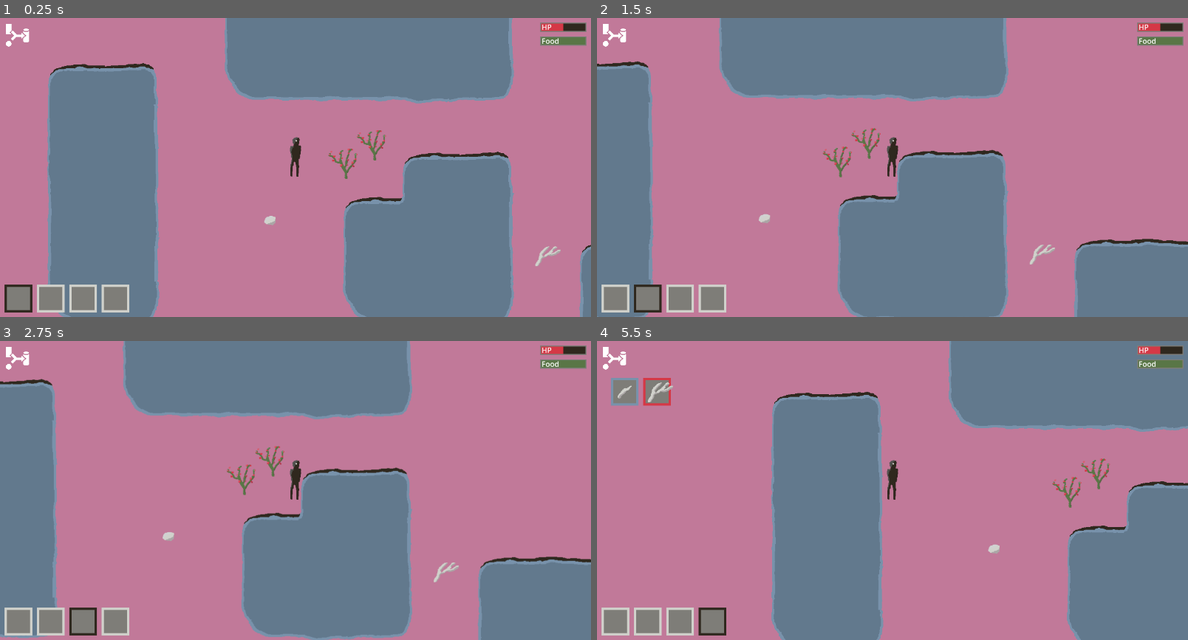
Above: before the commit, frames 1-4 (two rows, left to right).
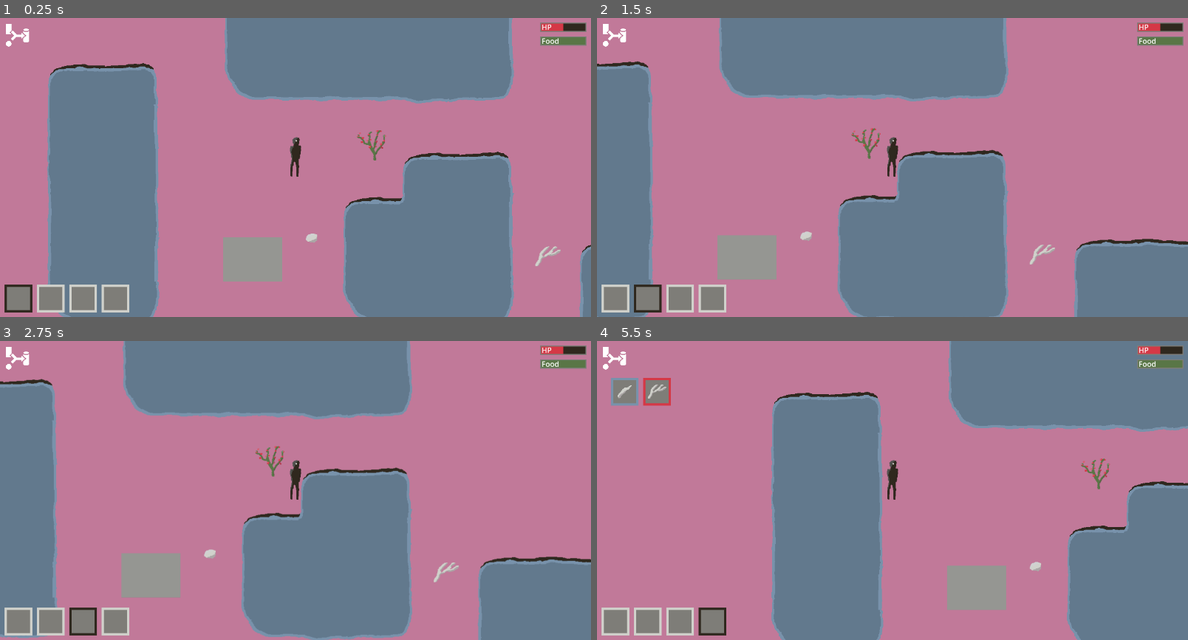
Above: after the commit, the same moments.

Repository: Zarkonnen/Moravec3
Game: Godot game, scene res://level1.tscn
The game is run twice, just before and just after one commit, with the same random seed, the same clock (stepped at 60 frames per second) and the same inputs.
Inputs (mouse positions are in pixels of both pictures, inside the frame that each line leads up to):
- Up to frame 1 (0.25 s): no input
- Up to frame 2 (1.5 s): tap Enter at 0.5 s; move the mouse to (614, 299) at 0.52 s; hold Right (east) 0.53-1.28 s; hold E (use) 0.53-1.28 s; click (614, 299) at 0.67 s; move the mouse to (650, 299) at 1.27 s; hold Down (south) from 1.28 s (still down); tap E (use) at 1.35 s; click (650, 299) at 1.42 s
- Up to frame 3 (2.75 s): move the mouse to (82, 622) at 2.02 s; release Down (south) at 2.03 s; hold Right (east) from 2.03 s (still down); hold E (use) from 2.03 s (still down); click (82, 622) at 2.17 s
- Up to frame 4 (5.5 s): tap Space at 2.75 s; move the mouse to (715, 622) at 2.77 s; release Right (east) at 2.78 s; release E (use) at 2.78 s; hold Up (north) 2.78-3.53 s; tap E (use) at 2.85, 4.35 s; click (715, 622) at 2.92 s; move the mouse to (614, 358) at 3.52 s; hold E (use) 3.53-4.28 s; hold A (west) 3.53-5.03 s; click (614, 358) at 3.67 s; move the mouse to (608, 376) at 4.27 s; click (608, 376) at 4.42 s; move the mouse to (922, 490) at 5.02 s; hold Down (south) from 5.03 s (still down); hold E (use) from 5.03 s (still down); click (922, 490) at 5.17 s

The runs differ from the first frame. In frame 1, 1.7% of the frame differs, in the area x 37-61%, y 43-89%; in frame 2, 1.7%; in frame 3, 1.7%; in frame 4, 1.8%, in the area x 3-82%, y 13-90%.

Commit message:
UX improvements.

Diff:
--- a/CraftInputSlot.tscn
+++ b/CraftInputSlot.tscn
@@ -1,5 +1,6 @@
-[gd_scene load_steps=3 format=3 uid="uid://dlsuvn7l1cso0"]
+[gd_scene load_steps=4 format=3 uid="uid://dlsuvn7l1cso0"]
 
+[ext_resource type="Script" path="res://ScalingImage.gd" id="2_nsoom"]
 [ext_resource type="Texture2D" uid="uid://cg232q4ygjq8b" path="res://tiles.png" id="2_sngf2"]
 
 [sub_resource type="AtlasTexture" id="AtlasTexture_28fyw"]
@@ -41,6 +42,7 @@
 offset_right = 50.0
 offset_bottom = 52.0
 texture = SubResource("AtlasTexture_28fyw")
-stretch_mode = 3
+expand_mode = 2
+script = ExtResource("2_nsoom")
 
 [connection signal="gui_input" from="." to="." method="_on_gui_input"]
--- a/CraftOutputSlot.gd
+++ b/CraftOutputSlot.gd
@@ -5,4 +5,4 @@
 func _on_gui_input(event):
 	if event is InputEventMouseButton and event.pressed:
 		$/root/Node2D/GUI/Crafts.craft(recipe)
-		$/root/Node2D/World.ignoreTimer = 0.5
+		$/root/Node2D/World.ignoreNextClick = true
--- a/CraftOutputSlot.tscn
+++ b/CraftOutputSlot.tscn
@@ -1,7 +1,8 @@
-[gd_scene load_steps=4 format=3 uid="uid://d2t8kojm1f3pm"]
+[gd_scene load_steps=5 format=3 uid="uid://d2t8kojm1f3pm"]
 
 [ext_resource type="Script" path="res://CraftOutputSlot.gd" id="1_rxydh"]
 [ext_resource type="Texture2D" uid="uid://cg232q4ygjq8b" path="res://tiles.png" id="2_17y3u"]
+[ext_resource type="Script" path="res://ScalingImage.gd" id="3_6i64h"]
 
 [sub_resource type="AtlasTexture" id="AtlasTexture_28fyw"]
 atlas = ExtResource("2_17y3u")
@@ -43,6 +44,7 @@
 offset_right = 50.0
 offset_bottom = 52.0
 texture = SubResource("AtlasTexture_28fyw")
-stretch_mode = 3
+expand_mode = 2
+script = ExtResource("3_6i64h")
 
 [connection signal="gui_input" from="." to="." method="_on_gui_input"]
--- a/Crafting.gd
+++ b/Crafting.gd
@@ -21,7 +21,8 @@
 		outSlot.position.x = x
 		outSlot.position.y = y
 		outSlot.get_node("Texture").texture = outSlot.get_node("Texture").texture.duplicate()
-		outSlot.get_node("Texture").texture.region = r.output.texRect
+		outSlot.get_node("Texture").setImage(r.output.texRect)
+		outSlot.tooltip_text = "Craft " + r.output.name
 		$/root/Node2D/GUI.add_child(outSlot)
 		var x2 = x + 70
 		for i in r.inputs:
@@ -31,8 +32,9 @@
 			x2 += 70
 			inSlot.get_node("Border").color = Color("d0d1cb") if %Inventory.has(i[0], i[1]) else Color("d53846")
 			inSlot.get_node("Texture").texture = inSlot.get_node("Texture").texture.duplicate()
-			inSlot.get_node("Texture").texture.region = i[0].texRect
+			inSlot.get_node("Texture").setImage(i[0].texRect)
 			inSlot.get_node("Quantity").text = "" if i[1] < 2 else str(i[1])
+			inSlot.tooltip_text = str(i[1]) + " " + i[0].name
 			$/root/Node2D/GUI.add_child(inSlot)
 		y += 70
 	show = true
--- a/DropItem.gd
+++ b/DropItem.gd
@@ -18,21 +18,41 @@
 func _process(delta):
 	if visible:
 		position = get_viewport().get_mouse_position() - Vector2(get_viewport().size) / 2 + %Player.position + %Camera.offset
+		modulate = Color.WHITE if _canPlace(position) else Color.DARK_RED
+		if toDrop.snapToGrid:
+			var gridX = int(floor(position.x / 128))
+			var gridY = int(floor(position.y / 96))
+			position.x = gridX * 128 + 64
+			position.y = gridY * 96 + 96
 
-func createItem(type, at, durability):
-	if %World.tileAtIsFloor(at):
+func _canPlace(position):
+	var gridX = int(floor(position.x / 128))
+	var gridY = int(floor(position.y / 96))
+	if %World.tileAtIsFloor(position) and not %Walls.g(gridX, gridY):
+		return true
+	else:
+		return false
+
+func createItem(type:ItemType, at, durability):
+	if _canPlace(at):
 		var item:Item = itemScene.instantiate()
 		item.position = at
 		item.type = type
 		item.durability = durability
 		$/root/Node2D.add_child(item)
+		if type.snapToGrid:
+			item.snapToGridAndRegister()
 
 func doDrop(dropAt):
 	if not toDrop:
 		return
-	if %World.tileAtIsFloor(dropAt):
+	if _canPlace(dropAt):
 		visible = true
+	else:
+		return
 	var removed = %Inventory.remove(toDrop)
+	if toDrop.snapToGrid:
+		dropAt.y += 96
 	if removed:
 		createItem(toDrop, dropAt, removed[1])
 		toDrop = null
--- a/Inventory.gd
+++ b/Inventory.gd
@@ -95,7 +95,7 @@
 	var islot = get_tree().get_nodes_in_group("InventorySlots")[i]
 	var c = contents[i]
 	if c[0]:
-		islot.get_node("Texture").texture.region = c[0].texRect
+		islot.get_node("Texture").setImage(c[0].texRect)
 		islot.get_node("Texture").visible = true
 		islot.tooltip_text = c[0].name
 		if c[2] < c[0].durability:
--- a/InventorySlot.tscn
+++ b/InventorySlot.tscn
@@ -1,7 +1,8 @@
-[gd_scene load_steps=4 format=3 uid="uid://cq7lggbfun7va"]
+[gd_scene load_steps=5 format=3 uid="uid://cq7lggbfun7va"]
 
 [ext_resource type="Script" path="res://InventorySlot.gd" id="1_bwliq"]
 [ext_resource type="Texture2D" uid="uid://cg232q4ygjq8b" path="res://tiles.png" id="1_y10wu"]
+[ext_resource type="Script" path="res://ScalingImage.gd" id="3_rm1ge"]
 
 [sub_resource type="AtlasTexture" id="AtlasTexture_28fyw"]
 atlas = ExtResource("1_y10wu")
@@ -43,7 +44,8 @@
 offset_right = 50.0
 offset_bottom = 52.0
 texture = SubResource("AtlasTexture_28fyw")
-stretch_mode = 3
+expand_mode = 2
+script = ExtResource("3_rm1ge")
 
 [node name="Durability" type="ColorRect" parent="."]
 visible = false
--- a/Item.gd
+++ b/Item.gd
@@ -8,7 +8,7 @@
 		type = t
 		set_collision_layer_value(1, t.wall)
 		$Sprite2D.z_index = 3 if t.ceiling else 0
-		if t.snapToGrid:
+		if t.snapToGrid and Engine.is_editor_hint():
 			snapToGridAndRegister()
 		if not texCopied:
 			$Sprite2D.texture = $Sprite2D.texture.duplicate()
@@ -40,16 +40,29 @@
 		sr.size.y
 	)
 
+func gridX():
+	return int(floor(position.x / 128))
+
+func gridY():
+	return int(floor(position.y / 96)) - 1
+
+func unregister():
+	if type.snapToGrid:
+		if type.wall and $/root/Node2D/Walls.g(gridX(), gridY()) == self:
+			$/root/Node2D/Walls.p(gridX(), gridY(), null)
+		if type.ceiling and $/root/Node2D/Ceilings.g(gridX(), gridY()) == self:
+			$/root/Node2D/Ceilings.p(gridX(), gridY(), null)
+
 func snapToGridAndRegister():
-	var gridX = int(floor(position.x))
-	var gridY = int(floor(position.y))
-	position.x = gridX * 128
-	position.y = gridY * 96
+	var gridX = gridX()
+	var gridY = gridY()
+	position.x = gridX * 128 + 64
+	position.y = gridY * 96 + 96
 	if not Engine.is_editor_hint():
 		if type.wall:
-			%Walls.p(gridX, gridY, self)
+			$/root/Node2D/Walls.p(gridX, gridY, self)
 		if type.ceiling:
-			%Ceilings.p(gridX, gridY, self)
+			$/root/Node2D/Ceilings.p(gridX, gridY, self)
 
 # Called when the node enters the scene tree for the first time.
 func _ready():
--- a/MapDisplay.gd
+++ b/MapDisplay.gd
@@ -1,13 +1,24 @@
 extends TileMap
 
 var highlit = null
-var ignoreUntilReleased = false
-var ignoreTimer = 0
+var ignoreNextClick = false
 
-const INTERACTION_RANGE = 40
+var mouseDown = false
+
+const INTERACTION_RANGE = 60
+const INTERACTION_RANGE_WALL = 140
 const INTERACTION_SEARCH_RANGE = 300
 
 func _process(delta):
+	var mouseClicked = false
+	if Input.is_mouse_button_pressed(1):
+		mouseDown = not ignoreNextClick
+	else:
+		if mouseDown:
+			if not ignoreNextClick:
+				mouseClicked = true
+		ignoreNextClick = false
+		mouseDown = false
 	var mp = get_viewport().get_mouse_position()
 	if get_tree().get_nodes_in_group("MoveOpaque").any(func(n): return n.get_rect().has_point(mp)):
 		return
@@ -26,31 +37,34 @@
 	if closest:
 		closest.highlight = true
 		highlit = closest
-	ignoreTimer -= delta
-	if Input.is_mouse_button_pressed(1) and ignoreTimer <= 0:
-		var doMove = true
-		if closest:
-			var distance = closest.position - %Player.position
-			if distance.length() > INTERACTION_RANGE:
-				mp -= distance.normalized() * INTERACTION_RANGE / 2
-			else:
-				%Player.interact(closest)
-				doMove = false
-				ignoreUntilReleased = true
-		elif %DropItem.toDrop:
-			var distance = mp - %Player.position
-			if distance.length() > INTERACTION_RANGE:
-				%Player.dropAt = mp
-				%DropItem.visible = false
-				mp -= distance.normalized() * INTERACTION_RANGE / 2
-			else:
-				%DropItem.doDrop()
-				doMove = false
-				ignoreUntilReleased = true
-		if doMove and tileAt(mp) and not ignoreUntilReleased:
+	if mouseClicked or mouseDown:
+		var doMove = not closest
+		if mouseClicked:
+			if closest:
+				var distance = closest.position - %Player.position
+				var irange = INTERACTION_RANGE_WALL if closest.type.wall else INTERACTION_RANGE
+				if distance.length() > irange:
+					mp -= distance.normalized() * (irange - 20)
+					doMove = true
+				else:
+					%Player.interact(closest)
+					doMove = false
+			elif %DropItem.toDrop:
+				var irange = INTERACTION_RANGE_WALL if %DropItem.toDrop.wall else INTERACTION_RANGE
+				var distance = mp - %Player.position
+				if distance.length() > irange:
+					%Player.dropAt = mp
+					%DropItem.visible = false
+					mp -= distance.normalized() * (irange - 20)
+					doMove = true
+				else:
+					%DropItem.doDrop(mp)
+					doMove = false
+		if doMove and tileAt(mp):
 			%Player.setNavTarget(mp, closest)
-	else:
-		ignoreUntilReleased = false
+		if doMove:
+			%Player.using = null
+			%Player.crafting = null
 	if Input.is_action_pressed("use"):
 		# Find something to interact with.
 		var target = Util.most(get_tree().get_nodes_in_group("Items").filter(inSearchRange).filter(canInteract), playerCloseness)
--- a/Player.gd
+++ b/Player.gd
@@ -29,6 +29,7 @@
 
 func interact(it:Item):
 	if it.type.canTake and %Inventory.add(it.type, it.durability):
+		it.unregister()
 		it.queue_free()
 		return
 	if %Inventory.selectedItem() and it.type.use.has(%Inventory.selectedItem().name):
@@ -84,6 +85,7 @@
 							%DropItem.createItem(turnInto, position, turnInto.durability)
 				elif useType.destroy:
 					if using:
+						using.unregister()
 						using.queue_free()
 					else:
 						%Inventory.remove(usingInInventory)
--- /dev/null
+++ b/ScalingImage.gd
@@ -0,0 +1,19 @@
+extends TextureRect
+
+@export var offset:Vector2 = Vector2(10, 10)
+@export var maxSize:Vector2 = Vector2(40, 40)
+
+func setImage(region:Rect2):
+	texture.region = region
+	if region.size.x <= maxSize.x and region.size.y <= maxSize.y:
+		expand_mode = TextureRect.EXPAND_KEEP_SIZE
+		size = region.size
+	elif region.size.x / maxSize.x > region.size.y / maxSize.y:
+		# Use scaling of x-axis
+		expand_mode = TextureRect.EXPAND_FIT_WIDTH
+		size = Vector2(maxSize.x, region.size.y * maxSize.x / region.size.x)
+	else:
+		# Use scaling of y-axis
+		expand_mode = TextureRect.EXPAND_FIT_HEIGHT
+		size = Vector2(region.size.x * maxSize.y / region.size.y, maxSize.y)
+	position = offset + maxSize / 2 - size / 2
--- a/itemTypes.json
+++ b/itemTypes.json
@@ -76,4 +76,18 @@
 		"x": 58, "y": 338, "w": 50, "h": 35,
 		"canTake": true, "stacking": 10
 	},
+	{
+		"name": "wall",
+		"x": 512, "y": 144, "w": 128, "h": 144,
+		"canTake": true,
+		"wall": true,
+		"snapToGrid": true
+	},
+	{
+		"name": "ceiling",
+		"x": 512, "y": 144, "w": 128, "h": 96,
+		"canTake": true,
+		"ceiling": true,
+		"snapToGrid": true
+	},
 ]
--- a/level1.tscn
+++ b/level1.tscn
@@ -49,14 +49,15 @@
 [node name="Navigation" type="NavigationAgent2D" parent="Player"]
 
 [node name="Item" parent="." instance=ExtResource("5_ie426")]
-position = Vector2(102, 262)
+position = Vector2(192, 300)
 typeName = "chalk"
 
 [node name="Item2" parent="." instance=ExtResource("5_ie426")]
 position = Vector2(322, 122)
 
 [node name="Item3" parent="." instance=ExtResource("5_ie426")]
-position = Vector2(260, 162)
+position = Vector2(64, 384)
+typeName = "ceiling"
 
 [node name="Item4" parent="." instance=ExtResource("5_ie426")]
 position = Vector2(704, 351)
@@ -162,6 +163,7 @@
 offset_right = 522.0
 offset_bottom = 522.0
 scale = Vector2(0.11, 0.11)
+tooltip_text = "Crafting..."
 texture = ExtResource("8_fuffq")
 script = ExtResource("9_x6lxk")
 
Not shown: 2 places in Item.tscn that only renumber resources
Binary file changed: tiles.png
